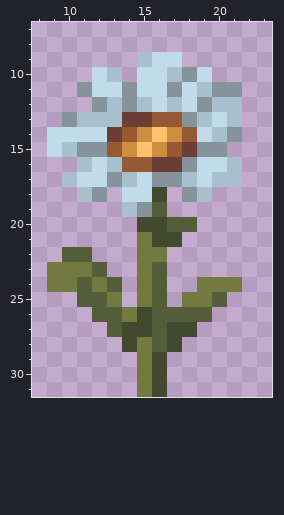
Pixel-art sprite, stored at Medival_pack/textures/blocks/flower_oxeye_daisy.png. The first picture shows the starting point.
The file is 32x32 pixels. Shown: x 8..23, y 7..31.
After:
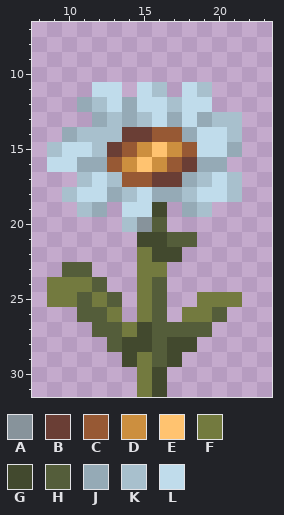
Palette (. is transparent): A #87939b  B #6a3e35  C #975934  D #cc8f3f  E #ffc370  F #737a3f  G #42492e  H #545d3a  J #95aab6  K #a8c0cd  L #c0dceb
Commit message: flowers 2 changing the appearance
From old to new:
Changed rows in their new state; - is an unchanged pixel.
first column x 9:
 9 ------...----
10 ---..-.....--
11 --.--.-K.--..
12 --JKLJL---L..
13 -..J-JKLJLJK-
14 .JKKKBBCCJ-LK
15 KLLKBCDEDCLLJ
16 LLJJCDEDCBJJ.
17 -.K-KCCBBJKL-
18 -KLLJK-JJKLLK
19 --KJ-LLG-JK--
20 -----KAH..---
21 ------G-HH---
22 -..----GG----
23 .HH.---F-----
24 --FH.-----...
25 FF-FH----.-FF
26 --H-F.F-.FFH-
27 ---H-F--HHH--
28 ----H-G--G---
29 -----G-HG----
Where, in picture pixels (left, top, right, bottom), the same in both pictures:
changed: (47, 52, 242, 367)
